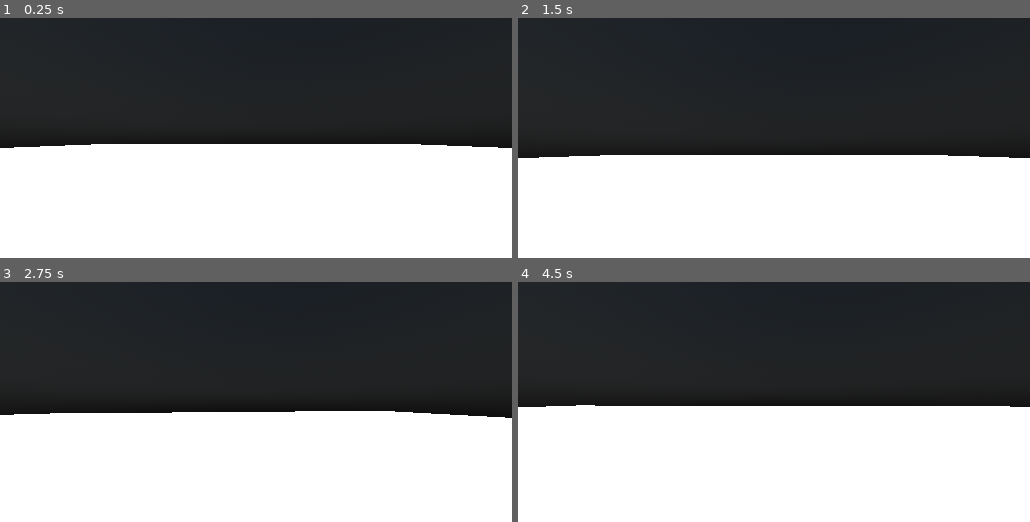
Above: before the commit, frames 1-4 (two rows, left to right).
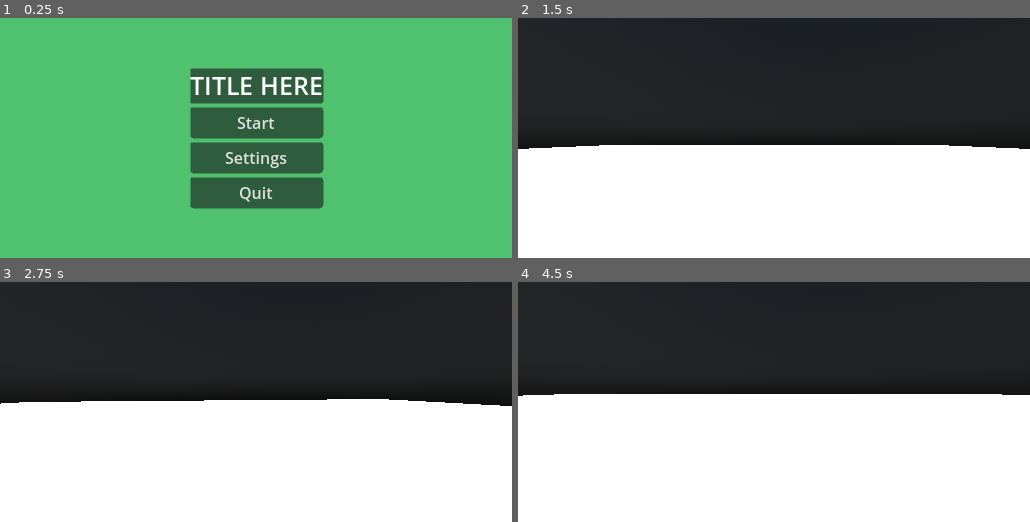
Above: after the commit, the same moments.

Repository: D7x8/Jame-Gam-28
Game: Godot game, scene res://scenes/main_menu.tscn
Two runs of this game, one before a commit and one after it. Both use one fixed random seed, a clock stepped at 60 frames per second and the inputs below. Before the commit the project starts from res://scenes/main.tscn.
Inputs (mouse positions are in pixels of both pictures, inside the frame that each line leads up to):
- Up to frame 1 (0.25 s): no input
- Up to frame 2 (1.5 s): click (774, 157) at 0.5 s, where only the run after the commit has a clickable "Settings"; click (774, 123) at 1.25 s, where only the run after the commit has a clickable "Start"
- Up to frame 3 (2.75 s): tap Enter at 2 s; move the mouse to (281, 402) at 2.02 s; hold W (forward) from 2.03 s (still down); tap E (interact) at 2.1 s; tap Space (jump) at 2.27 s
- Up to frame 4 (4.5 s): keep holding W (forward); move the mouse to (748, 402) at 2.77 s; tap Shift (sprint) at 2.85, 4.35 s; tap Space (jump) at 3.02, 3.5 s; move the mouse to (784, 397) at 3.52 s; tap E (interact) at 3.6 s; move the mouse to (768, 406) at 4.27 s

The runs differ from the first frame. In frame 1, 100% of the frame differs, in the area x 0-100%, y 0-100%; in frame 2, 4.1%; in frame 3, 4.9%; in frame 4, 5.0%.

Commit message:
Main menu

Diff:
--- a/project.godot
+++ b/project.godot
@@ -11,7 +11,7 @@
 [application]
 
 config/name="Jame Gam 24"
-run/main_scene="res://scenes/main.tscn"
+run/main_scene="res://scenes/main_menu.tscn"
 config/features=PackedStringArray("4.2", "Forward Plus")
 config/icon="res://resources/icon.svg"
 
--- /dev/null
+++ b/scenes/main_menu.tscn
@@ -0,0 +1,85 @@
+[gd_scene load_steps=5 format=3 uid="uid://dpo4oouroj5y7"]
+
+[ext_resource type="Script" path="res://scripts/SettingsButton.gd" id="2_q4jt5"]
+
+[sub_resource type="Theme" id="Theme_coyev"]
+default_font_size = 25
+
+[sub_resource type="GDScript" id="GDScript_d0s8v"]
+script/source = "extends Button
+
+var main_scene = preload(\"res://scenes/main.tscn\")
+
+func _on_pressed():
+	get_tree().change_scene_to_packed(main_scene)
+"
+
+[sub_resource type="GDScript" id="GDScript_xu0ik"]
+script/source = "extends Button
+
+
+func _on_pressed():
+	get_tree().quit()
+"
+
+[node name="MainMenu" type="Control"]
+layout_mode = 3
+anchors_preset = 15
+anchor_right = 1.0
+anchor_bottom = 1.0
+grow_horizontal = 2
+grow_vertical = 2
+
+[node name="Background" type="ColorRect" parent="."]
+layout_mode = 1
+anchors_preset = 15
+anchor_right = 1.0
+anchor_bottom = 1.0
+grow_horizontal = 2
+grow_vertical = 2
+color = Color(0.313726, 0.756863, 0.435294, 1)
+
+[node name="VBoxContainer" type="VBoxContainer" parent="."]
+layout_mode = 1
+anchors_preset = 8
+anchor_left = 0.5
+anchor_top = 0.5
+anchor_right = 0.5
+anchor_bottom = 0.5
+offset_left = -47.5
+offset_top = -14.0
+offset_right = 47.5
+offset_bottom = 14.0
+grow_horizontal = 2
+grow_vertical = 2
+
+[node name="TitleBackground" type="Panel" parent="VBoxContainer"]
+custom_minimum_size = Vector2(133.425, 35.675)
+layout_mode = 2
+
+[node name="Title" type="RichTextLabel" parent="VBoxContainer/TitleBackground"]
+custom_minimum_size = Vector2(137.91, 35)
+layout_mode = 0
+offset_right = 61.895
+theme = SubResource("Theme_coyev")
+text = "TITLE HERE"
+scroll_active = false
+autowrap_mode = 0
+
+[node name="StartButton" type="Button" parent="VBoxContainer"]
+layout_mode = 2
+text = "Start"
+script = SubResource("GDScript_d0s8v")
+
+[node name="SettingsButton" type="Button" parent="VBoxContainer"]
+layout_mode = 2
+text = "Settings"
+script = ExtResource("2_q4jt5")
+
+[node name="QuitButton" type="Button" parent="VBoxContainer"]
+layout_mode = 2
+text = "Quit"
+script = SubResource("GDScript_xu0ik")
+
+[connection signal="pressed" from="VBoxContainer/StartButton" to="VBoxContainer/StartButton" method="_on_pressed"]
+[connection signal="pressed" from="VBoxContainer/QuitButton" to="VBoxContainer/QuitButton" method="_on_pressed"]
--- a/scenes/player.tscn
+++ b/scenes/player.tscn
@@ -26,3 +26,11 @@
 [node name="Ray" type="RayCast3D" parent="Camera"]
 target_position = Vector3(0, 0, -3)
 script = ExtResource("4_jwg7r")
+
+[node name="UI" type="Control" parent="."]
+layout_mode = 3
+anchors_preset = 15
+anchor_right = 1.0
+anchor_bottom = 1.0
+grow_horizontal = 2
+grow_vertical = 2
--- /dev/null
+++ b/scripts/SettingsButton.gd
@@ -0,0 +1,11 @@
+extends Button
+
+
+# Called when the node enters the scene tree for the first time.
+func _ready():
+	pass # Replace with function body.
+
+
+# Called every frame. 'delta' is the elapsed time since the previous frame.
+func _process(delta):
+	pass
